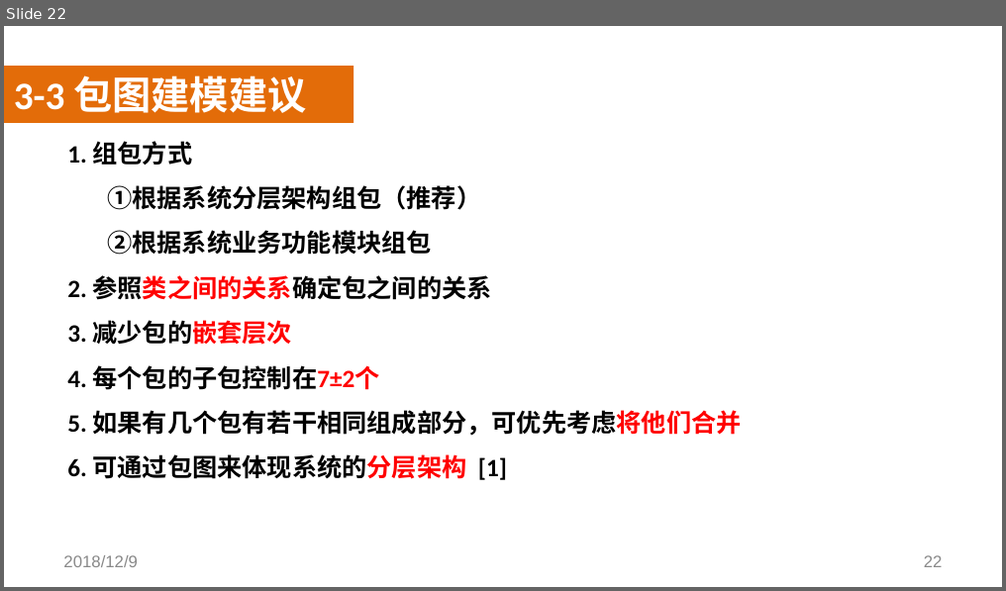
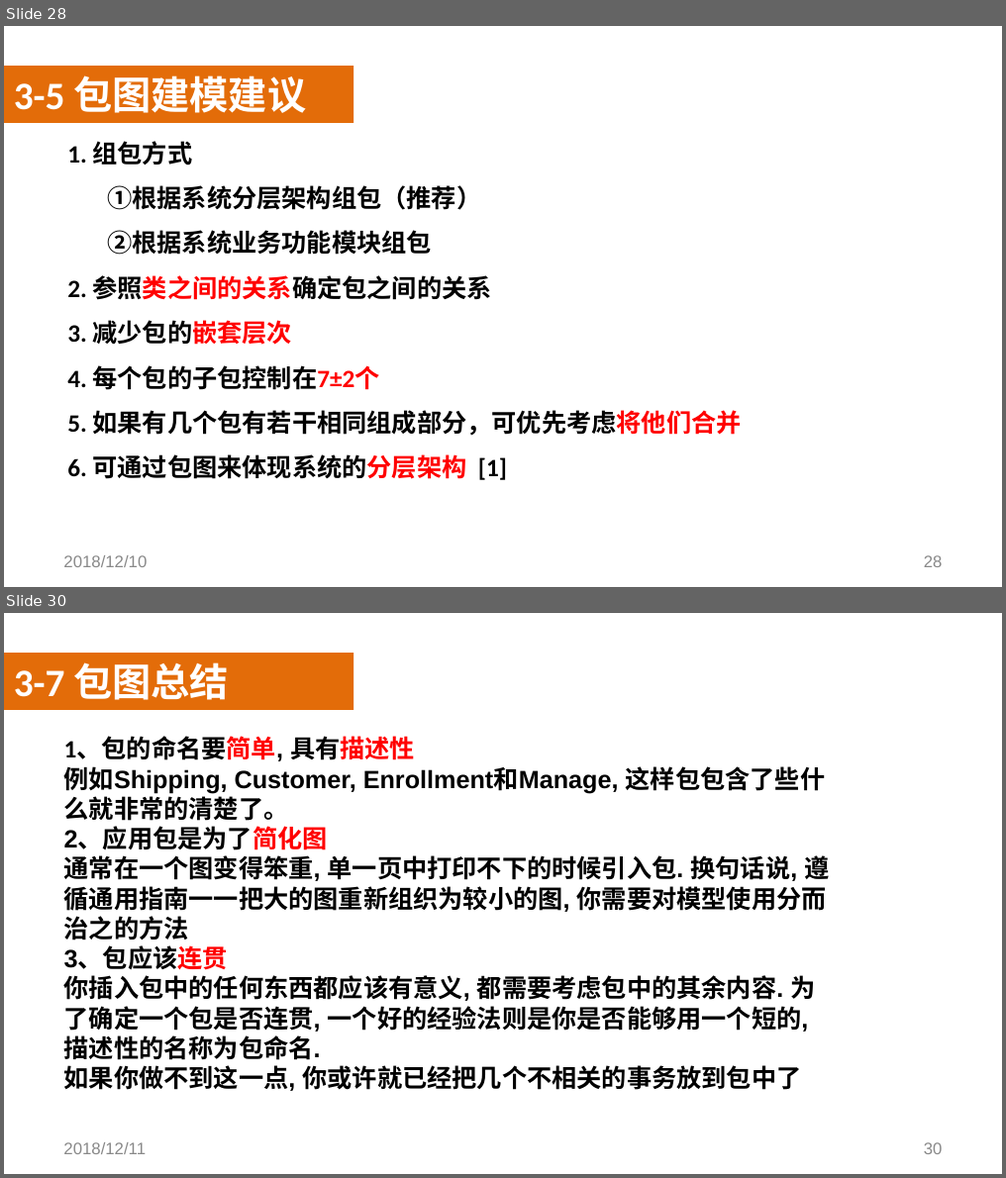
Before and after one commit to SoftwareRequirtmentsG02/Document, a slide deck: 案例教学系统/受控文档/分析设计/PPT/UML/PRD2018-G02-UML基础III.pptx. Shown one above the other, each under a label of ours: slide 22 before the commit, slides 28 and 30 after it; the slides between them are not shown. The pictures are 1006x591 and 1006x1178 pixels, drawn with LibreOffice and Linux fonts; fonts in the diff are those of the drawing; background and template pictures are left out. Boxes give left, top, right and bottom in pixels: in the first picture for what was removed or moved away, otherwise in the second. Text is boxed around its words. In the diff, an @@ line names an element or a change of style, - is before the commit and + after.

```diff
--- a/案例教学系统/受控文档/分析设计/PPT/UML/PRD2018-G02-UML基础III.pptx
+++ b/案例教学系统/受控文档/分析设计/PPT/UML/PRD2018-G02-UML基础III.pptx
@@ slide 30 added at (x1=4, y1=613, x2=1002, y2=1174), background picture (left out) @@
@@ rectangle added at (x1=4, y1=653, x2=353, y2=710), fill #E36C09 @@
@@ text added at (x1=14, y1=663, x2=229, y2=700), 28 pt, text #FFFFFF, bold @@
+3-7 包图总结
@@ rectangle added at (x1=4, y1=682, x2=1002, y2=1130), fill #FFFFFF at 50% opacity @@
@@ text added at (x1=64, y1=736, x2=829, y2=1091), 18 pt, text #000000, bold @@
+1、包的命名要简单, 具有描述性
+例如Shipping, Customer, Enrollment和Manage, 这样包包含了些什么就非常的清楚了。
+2、应用包是为了简化图
+通常在一个图变得笨重, 单一页中打印不下的时候引入包. 换句话说, 遵循通用指南一一把大的图重新组织为较小的图, 你需要对模型使用分而治之的方法
+3、包应该连贯
+你插入包中的任何东西都应该有意义, 都需要考虑包中的其余内容. 为了确定一个包是否连贯, 一个好的经验法则是你是否能够用一个短的, 描述性的名称为包命名.
+如果你做不到这一点, 你或许就已经把几个不相关的事务放到包中了
@@ text added at (x1=63, y1=1143, x2=146, y2=1155), 12 pt, text #898989 @@
+2018/12/11
@@ page number added at (x1=924, y1=1143, x2=943, y2=1155), 12 pt, text #898989 @@
+30
@@ what was slide 22 is now slide 28 @@
@@ slide 28 changed as well @@
@@ text at (x1=14, y1=76, x2=306, y2=113): text changed @@
-3-3 包图建模建议
+3-5 包图建模建议
@@ text at (x1=63, y1=556, x2=147, y2=568): text changed @@
-2018/12/9
+2018/12/10
@@ page number at (x1=924, y1=556, x2=943, y2=568): text changed @@
-22
+28
```
Also in this commit, not shown: 26 other slides changed, 9 other slides added.
